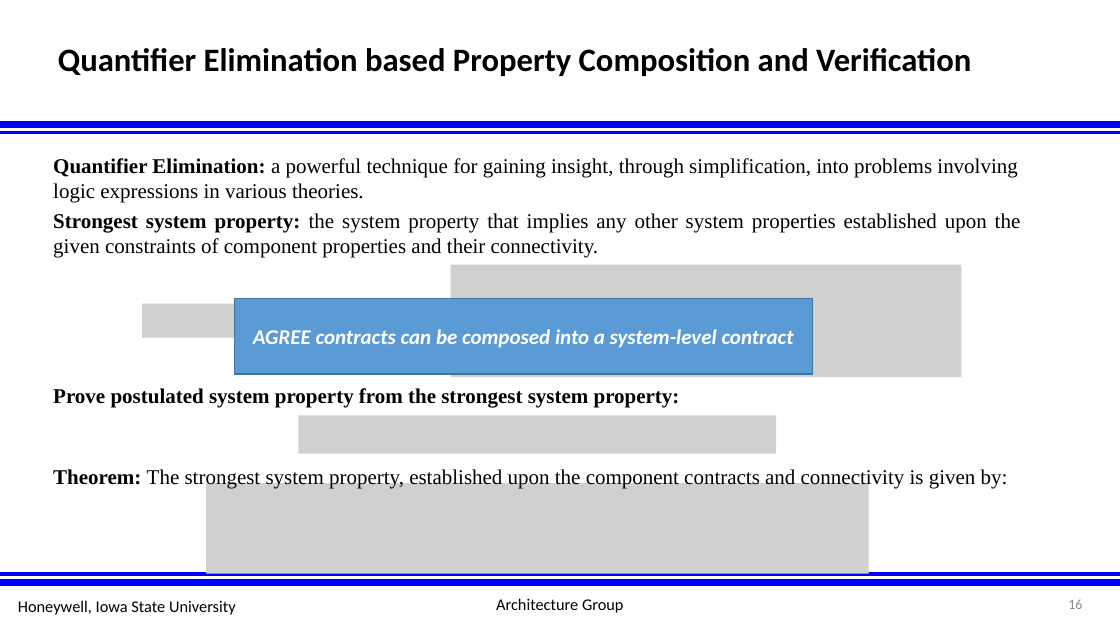
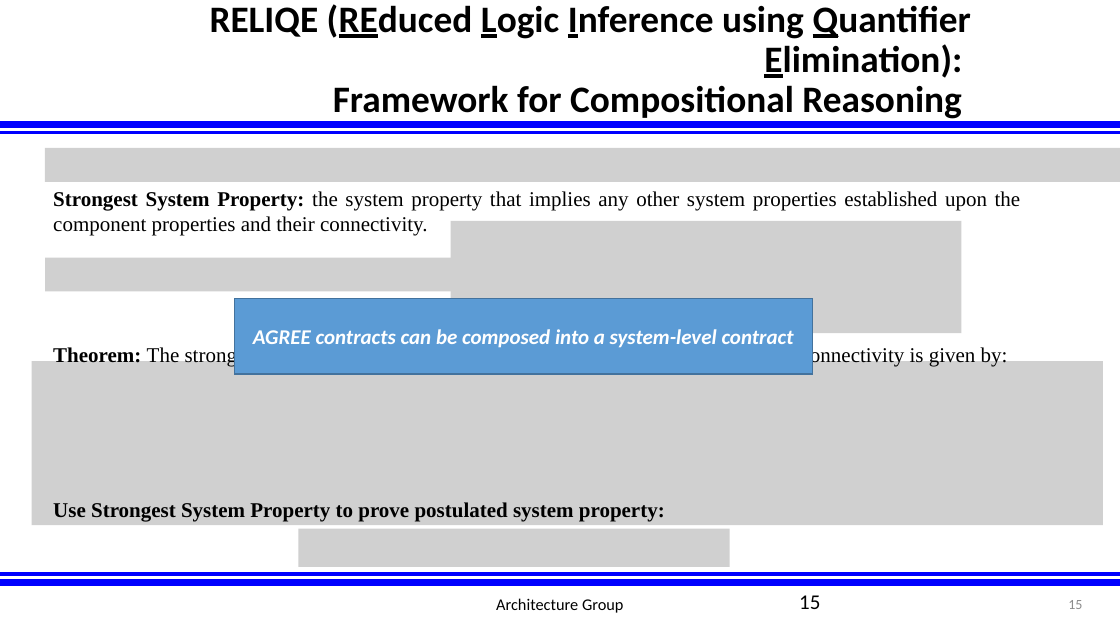
Before and after one commit to afrl-rq/OpenUxAS-SoI, a slide deck: slide 15 of presentations/S5_SoI_Architecture_Group.pptx (slide 16 before the commit). Drawn at 1120x630 pixels with LibreOffice and Linux fonts; fonts in the diff are those of the drawing; grey boxes stand for pictures; background and template pictures are left out. Boxes give left, top, right and bottom in pixels: in the first picture for what was removed or moved away, otherwise in the second. Text is boxed around its words. In the diff, an @@ line names an element or a change of style, - is before the commit and + after.

```diff
--- a/presentations/S5_SoI_Architecture_Group.pptx
+++ b/presentations/S5_SoI_Architecture_Group.pptx
@@ title at box(210, 4, 971, 122): text changed; size 28 to 32 pt @@
-Quantifier Elimination based Property Composition and Verification
+RELIQE (REduced Logic Inference using Quantifier Elimination):
+Framework for Compositional Reasoning
@@ picture added at box(45, 148, 1120, 181) @@
@@ text removed at box(53, 158, 1017, 203) @@
-Quantifier Elimination: a powerful technique for gaining insight, through simplification, into problems involving
-logic expressions in various theories.
@@ text at box(53, 191, 1021, 236): text changed @@
-Strongest system property: the system property that implies any other system properties established upon the given constraints of component properties and their connectivity.
+Strongest System Property: the system property that implies any other system properties established upon the component properties and their connectivity.
@@ picture added at box(451, 221, 962, 334) @@
@@ picture added at box(45, 258, 465, 292) @@
@@ picture removed at box(451, 265, 962, 377) @@
@@ picture removed at box(142, 304, 434, 338) @@
@@ text "Theorem: The strongest system property, ..." rewrapped from box(53, 469, 1008, 488) to box(53, 343, 1008, 366) @@
@@ picture added at box(32, 361, 1103, 525) @@
@@ text removed at box(53, 388, 680, 408) @@
-Prove postulated system property from the strongest system property:
@@ picture removed at box(298, 416, 776, 454) @@
@@ text added at box(53, 502, 665, 521), 18 pt, text #000000, bold @@
+Use Strongest System Property to prove postulated system property:
@@ picture removed at box(206, 483, 869, 574) @@
@@ picture added at box(298, 528, 729, 566) @@
@@ page number added at box(799, 595, 820, 609), 18 pt, text #000000 @@
+15
@@ text removed at box(18, 600, 236, 615) @@
-Honeywell, Iowa State University
```
Also in this commit, not shown: 1 other slide changed, 1 slide added, 2 slides removed.
